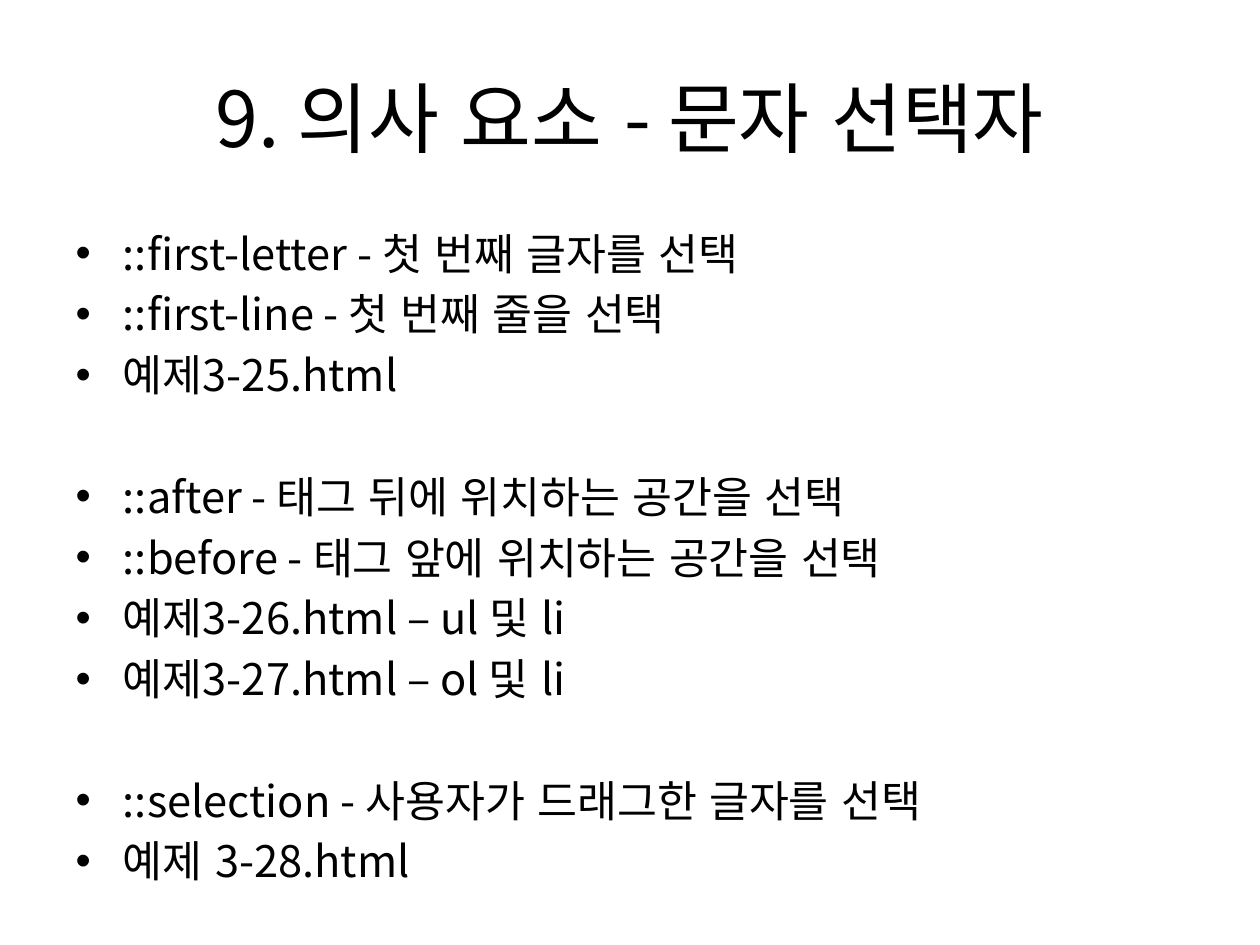
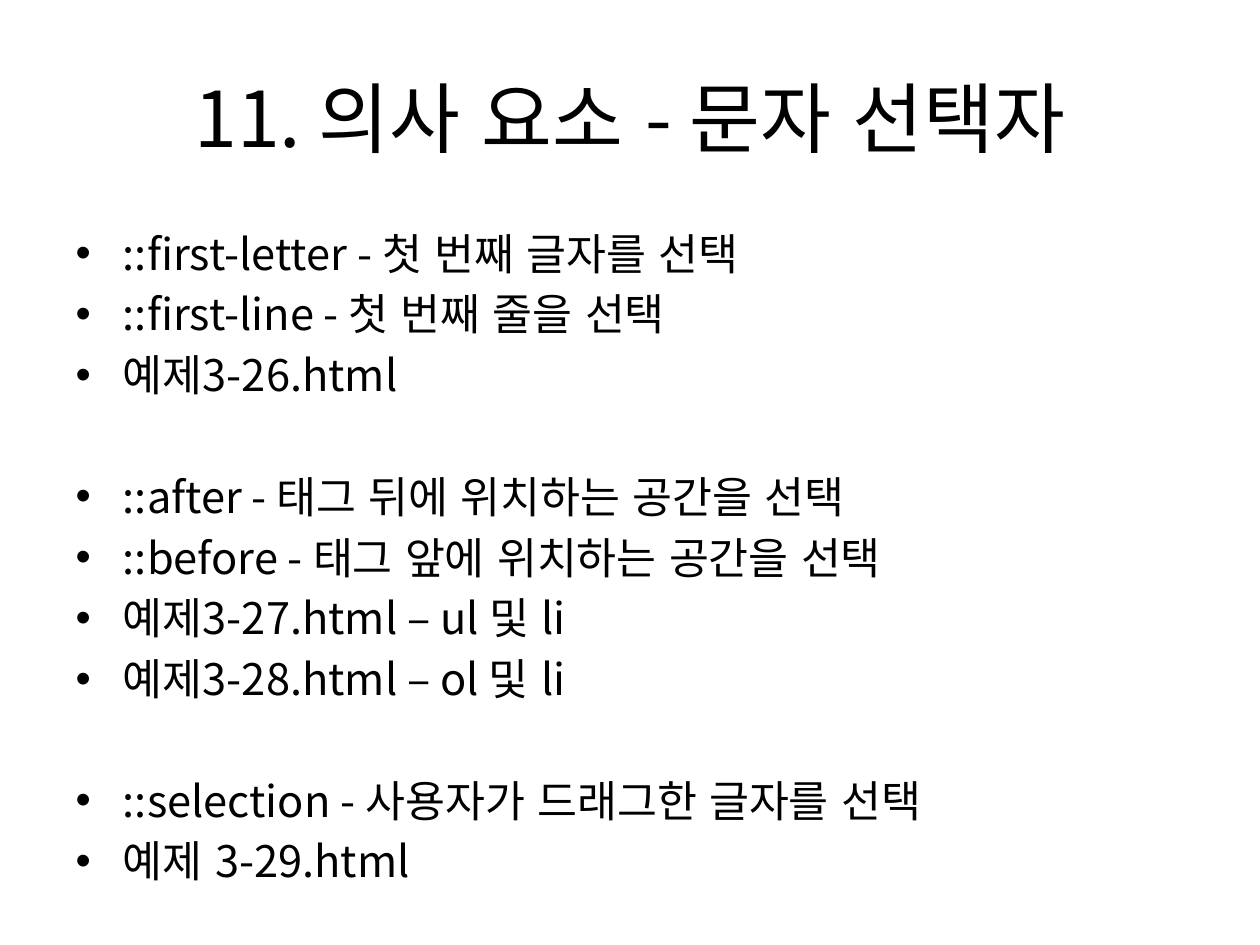
Before and after one commit to kdkcom1234/git2021, a slide deck: slide 24 of 1-html-css/03. CSS3 선택자 및 스타일 속성(1).pptx (slide 23 before the commit). Drawn at 1260x945 pixels with LibreOffice and Linux fonts; fonts in the diff are those of the drawing. Boxes give left, top, right and bottom in pixels: in the first picture for what was removed or moved away, otherwise in the second. Text is boxed around its words. In the diff, an @@ line names an element or a change of style, - is before the commit and + after.

```diff
--- a/1-html-css/03. CSS3 선택자 및 스타일 속성(1).pptx
+++ b/1-html-css/03. CSS3 선택자 및 스타일 속성(1).pptx
@@ title at [194, 83, 1065, 153]: text changed @@
-9. 의사 요소 - 문자 선택자
+11. 의사 요소 - 문자 선택자
@@ text at [123, 234, 921, 821]: text changed @@
-• 예제 3-28.html
+• 예제 3-29.html
@@ text at [123, 355, 398, 395]: text changed @@
-• 예제3-25.html
+• 예제3-26.html
@@ text at [123, 598, 565, 699]: text changed @@
-• 예제3-26.html – ul 및 li
-• 예제3-27.html – ol 및 li
+• 예제3-27.html – ul 및 li
+• 예제3-28.html – ol 및 li
```
Also in this commit, not shown: 2 other slides changed, 1 slide added, 24 other files.
